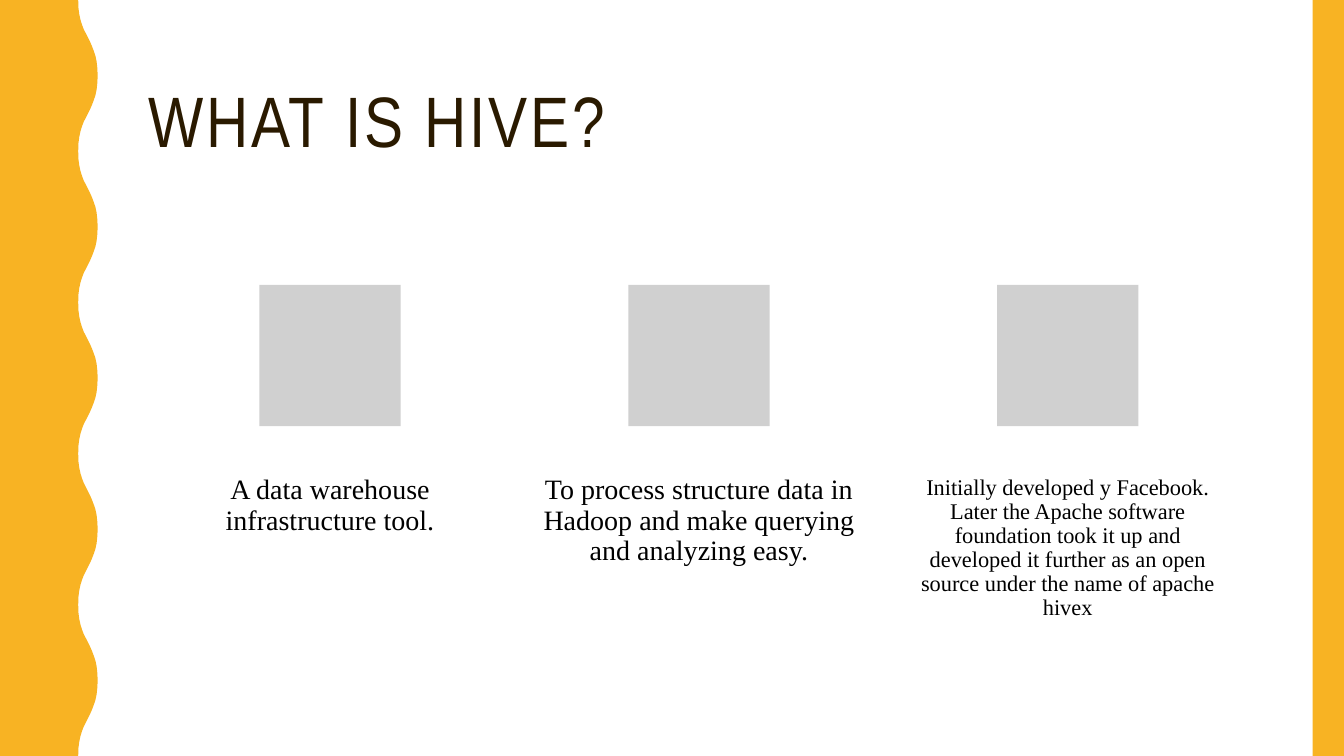
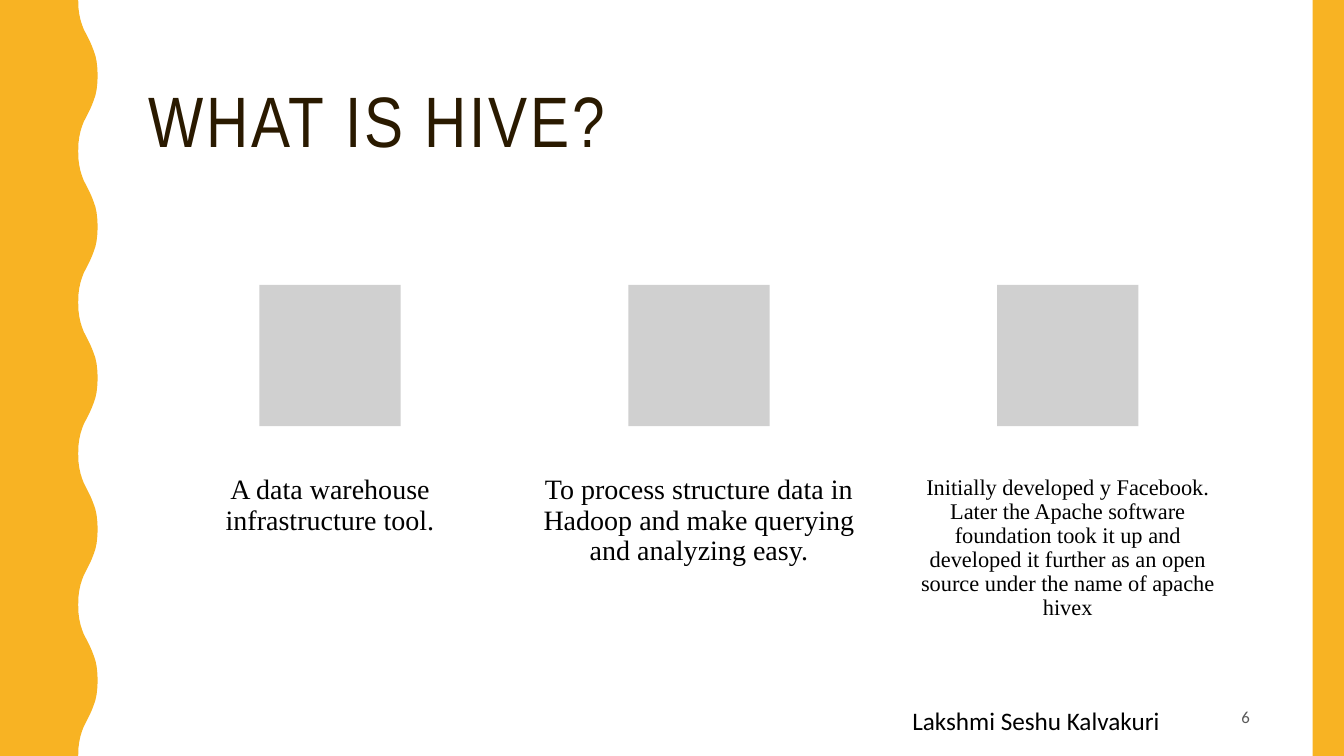
Before and after one commit to badisasairam/Hive, a slide deck: slide 6 of docs/HIVE.pptx. Drawn at 1344x756 pixels with LibreOffice and Linux fonts; fonts in the diff are those of the drawing; grey boxes stand for pictures. Boxes give left, top, right and bottom in pixels: in the first picture for what was removed or moved away, otherwise in the second. Text is boxed around its words. In the diff, an @@ line names an element or a change of style, - is before the commit and + after.

```diff
--- a/docs/HIVE.pptx
+++ b/docs/HIVE.pptx
@@ text added at bbox=[912, 712, 1159, 731], 18 pt, text #000000 @@
+Lakshmi Seshu Kalvakuri
@@ page number added at bbox=[1241, 711, 1249, 723], 12 pt, text #595959 @@
+6
```
Also in this commit, not shown: 36 other slides changed, 1 slide added, 1 slide removed.
